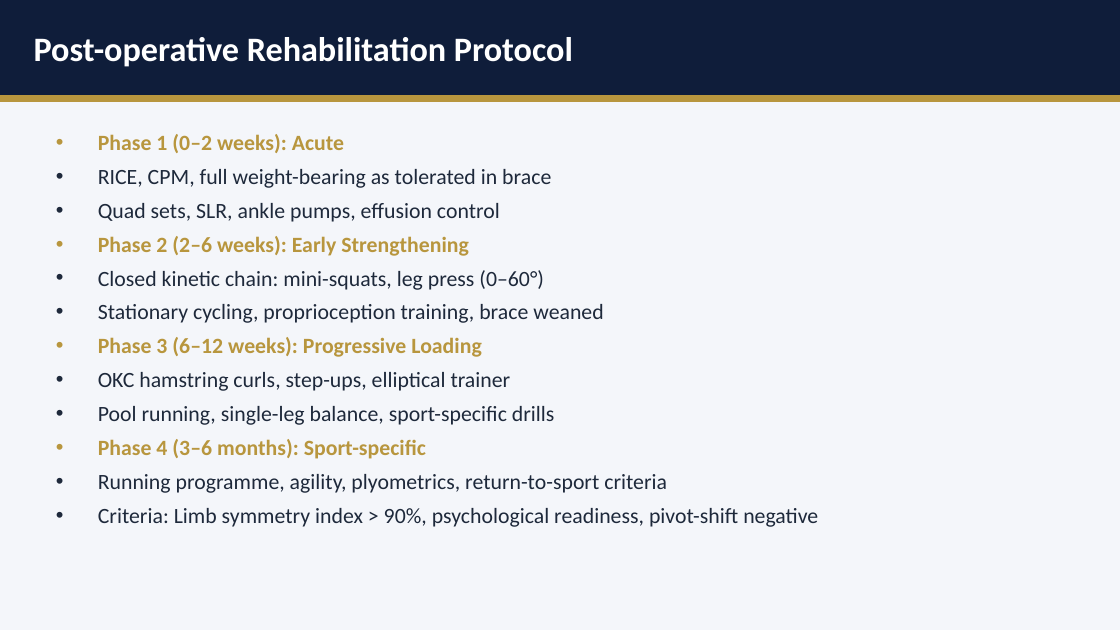
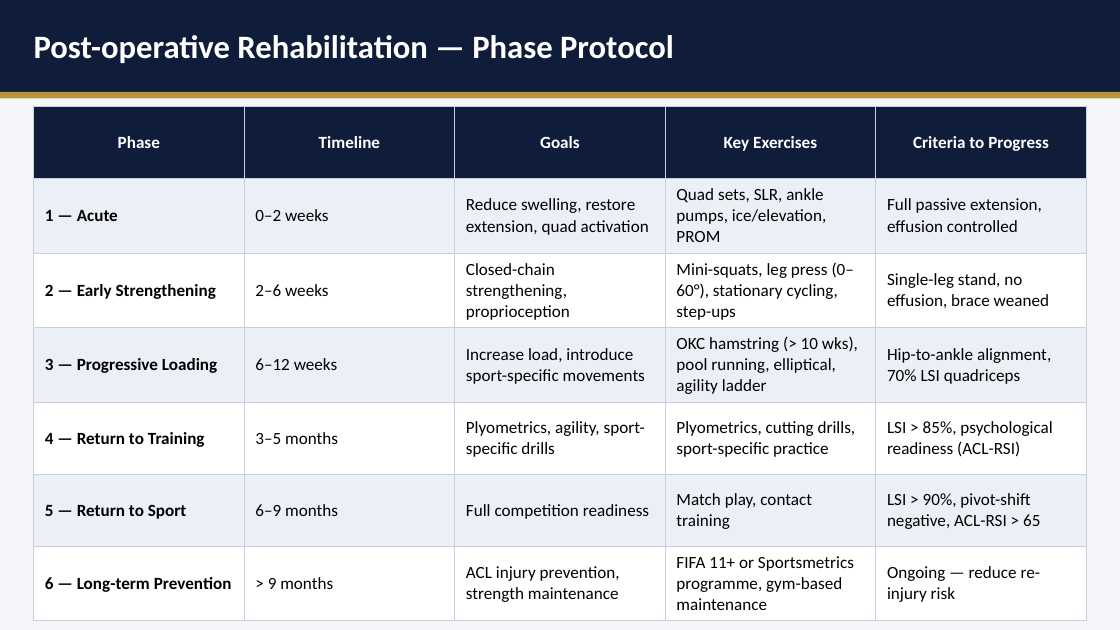
Before and after one commit to InfraXCoders/ortho-chronicles, a slide deck: slide 11 of slides/acl-reconstruction.pptx (slide 6 before the commit). Drawn at 1120x630 pixels with LibreOffice and Linux fonts; fonts in the diff are those of the drawing. Boxes give left, top, right and bottom in pixels: in the first picture for what was removed or moved away, otherwise in the second. Text is boxed around its words. In the diff, an @@ line names an element or a change of style, - is before the commit and + after.

```diff
--- a/slides/acl-reconstruction.pptx
+++ b/slides/acl-reconstruction.pptx
@@ text at [34,35,674,63]: text changed; size 22 to 21 pt @@
-Post-operative Rehabilitation Protocol
+Post-operative Rehabilitation — Phase Protocol
@@ table added at [34,106,1086,614], 7 rows, 5 columns @@
+Phase | Timeline | Goals | Key Exercises | Criteria to Progress
+1 — Acute | 0–2 weeks | Reduce swelling, restore extension, quad activation | Quad sets, SLR, ankle pumps, ice/elevation, PROM | Full passive extension, effusion controlled
+2 — Early Strengthening | 2–6 weeks | Closed-chain strengthening, proprioception | Mini-squats, leg press (0–60°), stationary cycling, step-ups | Single-leg stand, no effusion, brace weaned
+3 — Progressive Loading | 6–12 weeks | Increase load, introduce sport-specific movements | OKC hamstring (> 10 wks), pool running, elliptical, agility ladder | Hip-to-ankle alignment, 70% LSI quadriceps
+4 — Return to Training | 3–5 months | Plyometrics, agility, sport-specific drills | Plyometrics, cutting drills, sport-specific practice | LSI > 85%, psychological readiness (ACL-RSI)
+5 — Return to Sport | 6–9 months | Full competition readiness | Match play, contact training | LSI > 90%, pivot-shift negative, ACL-RSI > 65
+6 — Long-term Prevention | > 9 months | ACL injury prevention, strength maintenance | FIFA 11+ or Sportsmetrics programme, gym-based maintenance | Ongoing — reduce re-injury risk
@@ text removed at [98,134,818,527] @@
-• Phase 1 (0–2 weeks): Acute
-• RICE, CPM, full weight-bearing as tolerated in brace
-• Quad sets, SLR, ankle pumps, effusion control
-• Phase 2 (2–6 weeks): Early Strengthening
-• Closed kinetic chain: mini-squats, leg press (0–60°)
-• Stationary cycling, proprioception training, brace weaned
-• Phase 3 (6–12 weeks): Progressive Loading
-• OKC hamstring curls, step-ups, elliptical trainer
-• Pool running, single-leg balance, sport-specific drills
-• Phase 4 (3–6 months): Sport-specific
-• Running programme, agility, plyometrics, return-to-sport criteria
-• Criteria: Limb symmetry index > 90%, psychological readiness, pivot-shift negative
```
Also in this commit, not shown: 4 other slides changed, 18 slides added, 3 slides removed, 10 other files.
